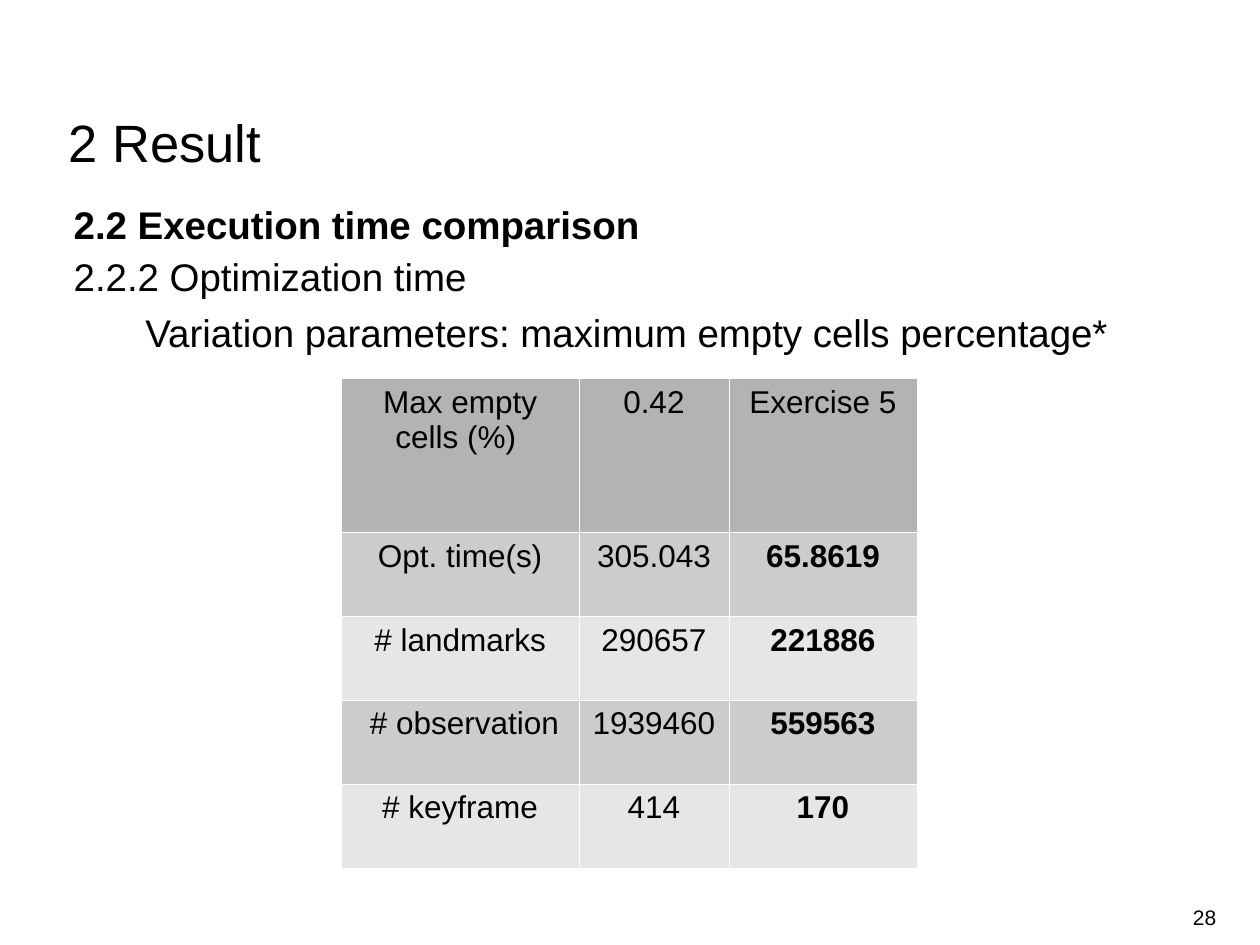
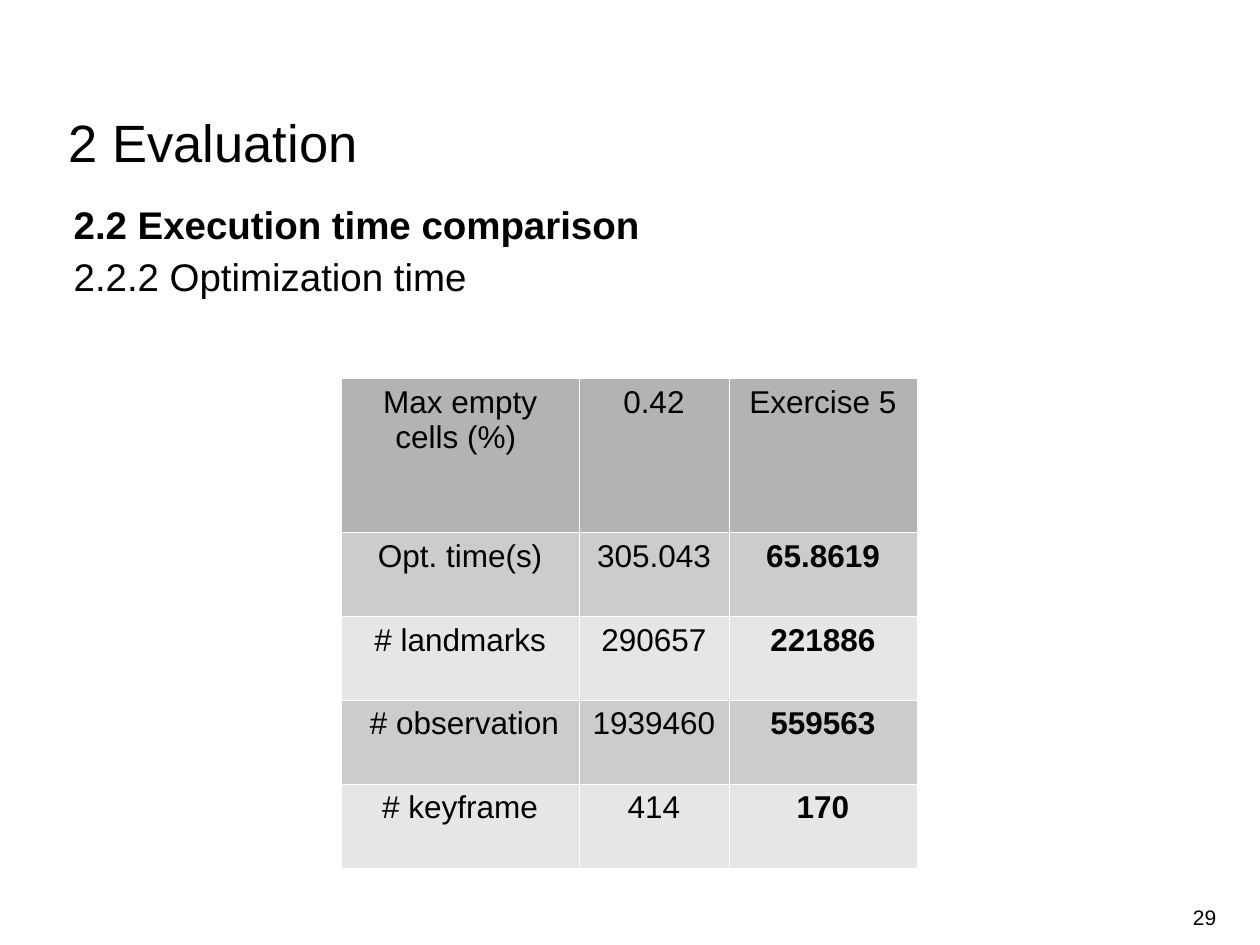
Before and after one commit to Tom-Huang/visual_navigation, a slide deck: slide 29 of FInal_Indirect Visual Odometry with Optical Flow.pdf.odp (slide 28 before the commit). Drawn at 1260x945 pixels with LibreOffice and Linux fonts; fonts in the diff are those of the drawing; background and template pictures are left out. Boxes give left, top, right and bottom in pixels: in the first picture for what was removed or moved away, otherwise in the second. Text is boxed around its words. In the diff, an @@ line names an element or a change of style, - is before the commit and + after.

```diff
--- a/FInal_Indirect Visual Odometry with Optical Flow.pdf.odp
+++ b/FInal_Indirect Visual Odometry with Optical Flow.pdf.odp
@@ title at bbox=[69, 124, 357, 163]: text changed @@
-2 Result
+2 Evaluation
@@ text removed at bbox=[145, 319, 1107, 354] @@
-Variation parameters: maximum empty cells percentage*
@@ page number at bbox=[1193, 910, 1216, 925]: text changed @@
-28
+29
```
Also in this commit, not shown: 17 other slides changed, 1 slide added, 2 other files.
